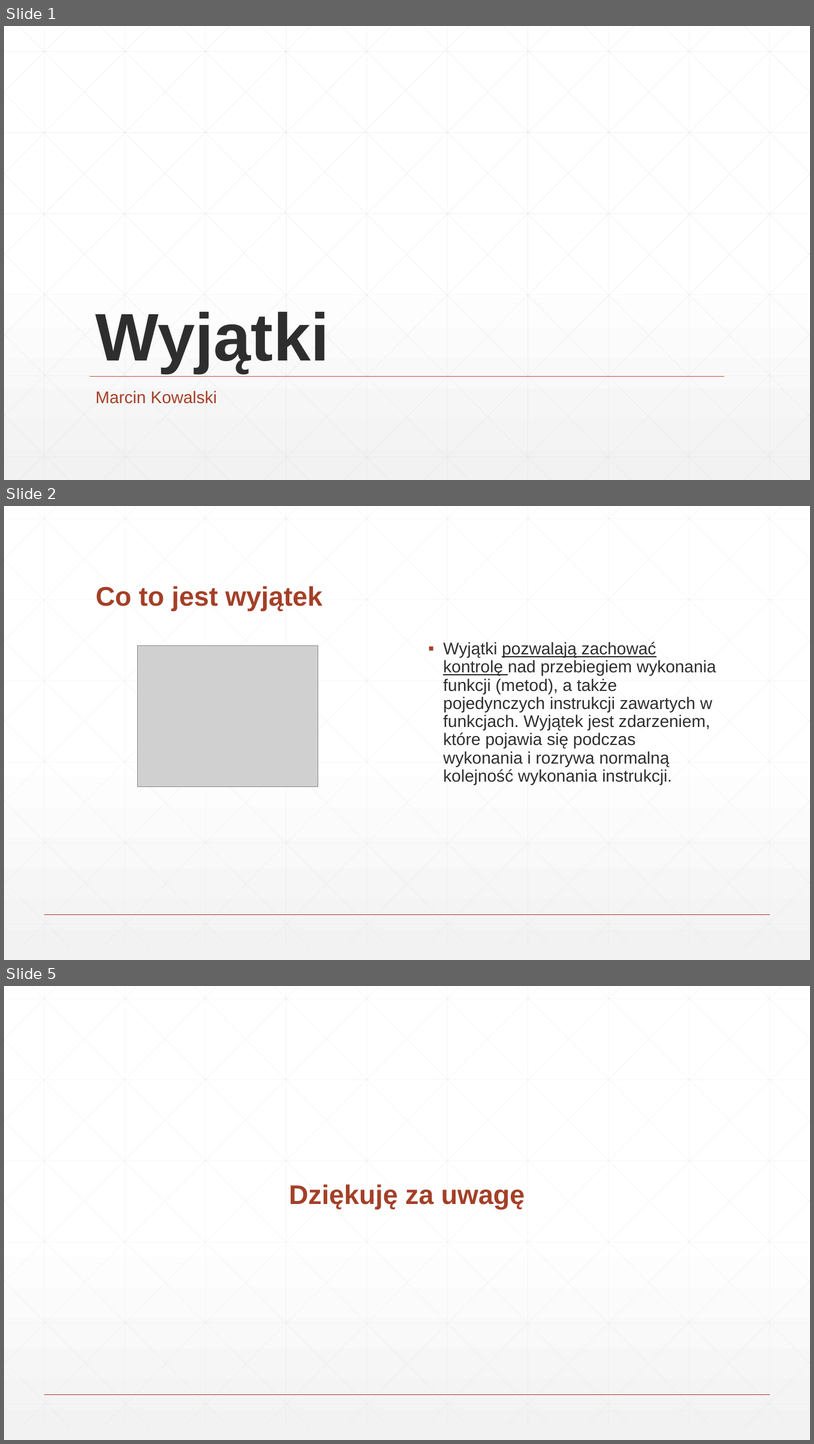
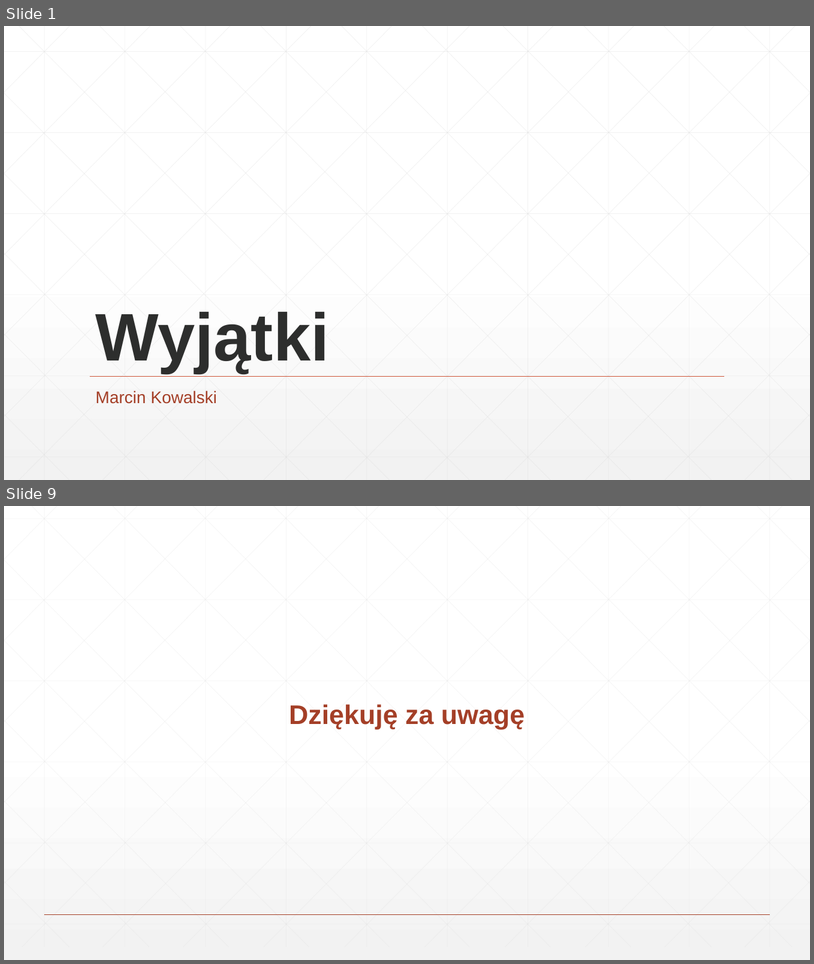
Before and after one commit to markow1997/AdvanceProgrammingTechniques_2223, a slide deck: MarcinKowalski/Wyjątki - prezentacja.pptx. Shown one above the other, each under a label of ours: slides 1, 2 and 5 before the commit, slides 1 and 9 after it; the slides between them are not shown. The pictures are 814x1444 and 814x964 pixels, drawn with LibreOffice and Linux fonts; fonts in the diff are those of the drawing; grey boxes stand for pictures. Boxes give left, top, right and bottom in pixels: in the first picture for what was removed or moved away, otherwise in the second. Text is boxed around its words. In the diff, an @@ line names an element or a change of style, - is before the commit and + after.

Commit message:
Add ready presentation (#300)
* Delete Wyjątki - prezentacja.pptx

* Add presentation - final version

```diff
--- a/MarcinKowalski/Wyjątki - prezentacja.pptx
+++ b/MarcinKowalski/Wyjątki - prezentacja.pptx
@@ slide 2 removed at (4, 506, 810, 960), background gradient #FFFFFF to #F2F2F2; not listed: 47 template elements that a slide beside it also shows @@
@@ title removed at (96, 586, 323, 611) @@
-Co to jest wyjątek
@@ picture removed at (138, 646, 318, 786) @@
@@ text removed at (443, 642, 716, 784) @@
-▪ Wyjątki pozwalają zachować kontrolę nad przebiegiem wykonania funkcji (metod), a także pojedynczych instrukcji zawartych w funkcjach. Wyjątek jest zdarzeniem, które pojawia się podczas wykonania i rozrywa normalną kolejność wykonania instrukcji.
@@ what was slide 5 is now slide 9 @@
```
Also in this commit, not shown: 7 slides added, 2 other slides removed.
